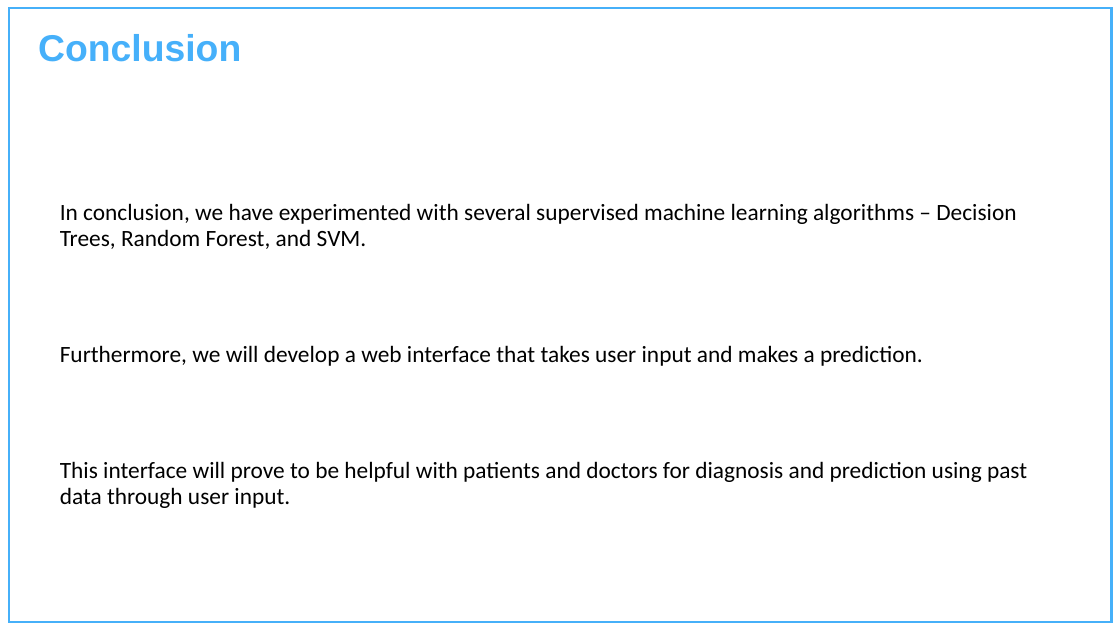
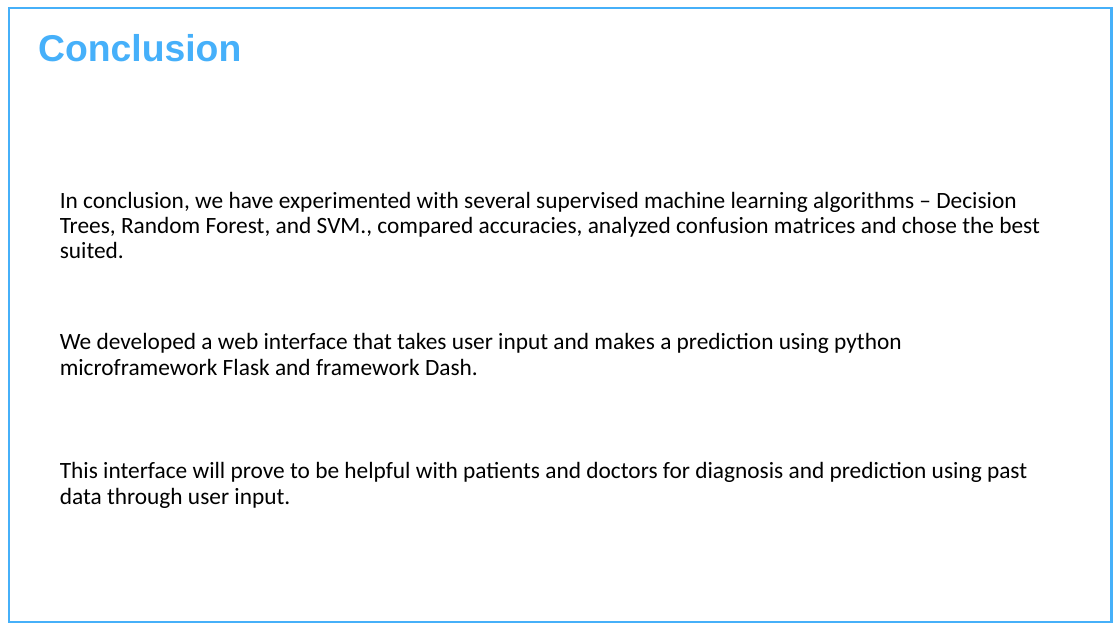
Before and after one commit to akashkumaryadav6/Dash, a slide deck: slide 26 of docs/Major_Project_MCA_2025.pptx (slide 20 before the commit). Drawn at 1120x630 pixels with LibreOffice and Linux fonts; fonts in the diff are those of the drawing; background and template pictures are left out. Boxes give left, top, right and bottom in pixels: in the first picture for what was removed or moved away, otherwise in the second. Text is boxed around its words. In the diff, an @@ line names an element or a change of style, - is before the commit and + after.

```diff
--- a/docs/Major_Project_MCA_2025.pptx
+++ b/docs/Major_Project_MCA_2025.pptx
@@ text at box(60, 191, 1040, 258): text changed @@
-In conclusion, we have experimented with several supervised machine learning algorithms – Decision Trees, Random Forest, and SVM.
+In conclusion, we have experimented with several supervised machine learning algorithms – Decision Trees, Random Forest, and SVM., compared accuracies, analyzed confusion matrices and chose the best suited.
@@ text at box(60, 332, 902, 375): text changed @@
-Furthermore, we will develop a web interface that takes user input and makes a prediction.
+We developed a web interface that takes user input and makes a prediction using python microframework Flask and framework Dash.
```
Also in this commit, not shown: 1 other slide changed, 6 slides added.
